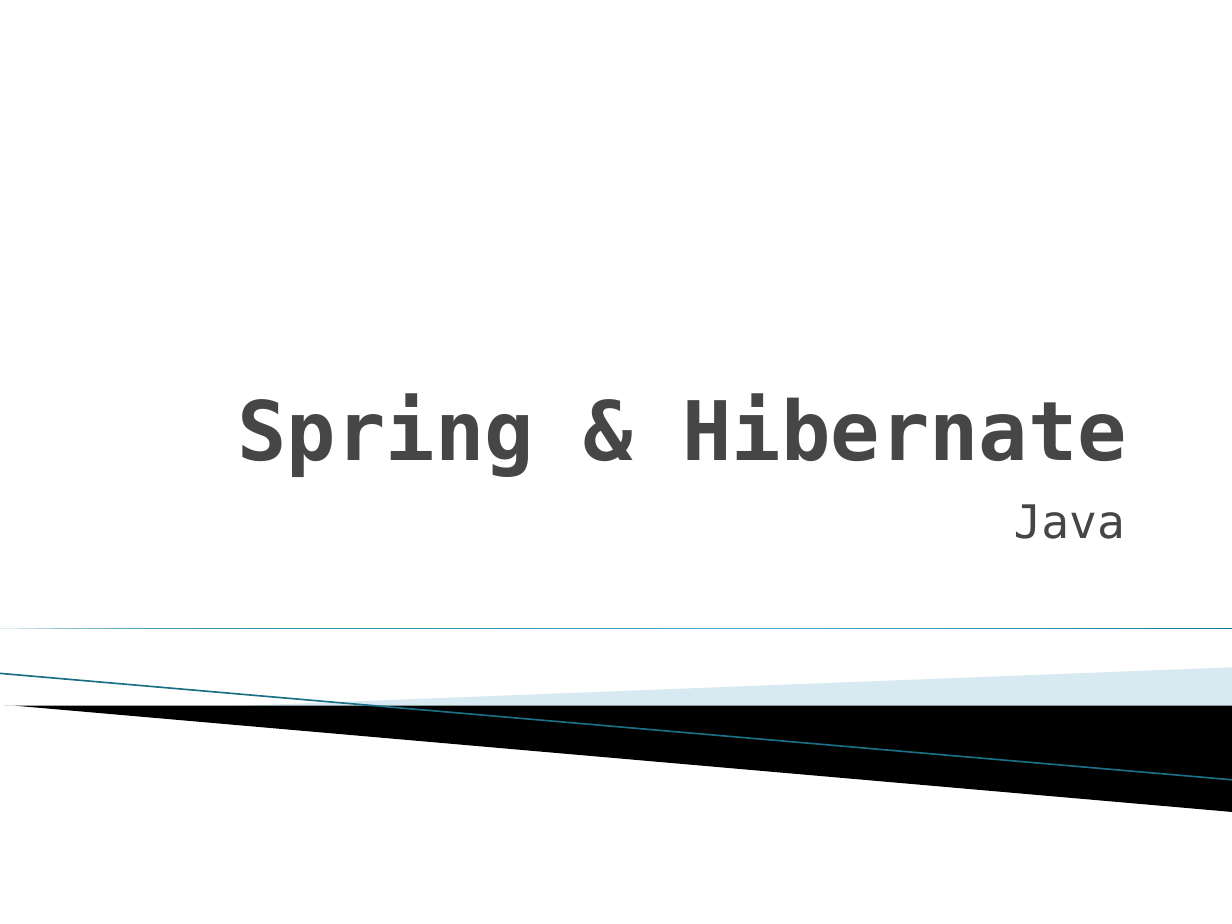
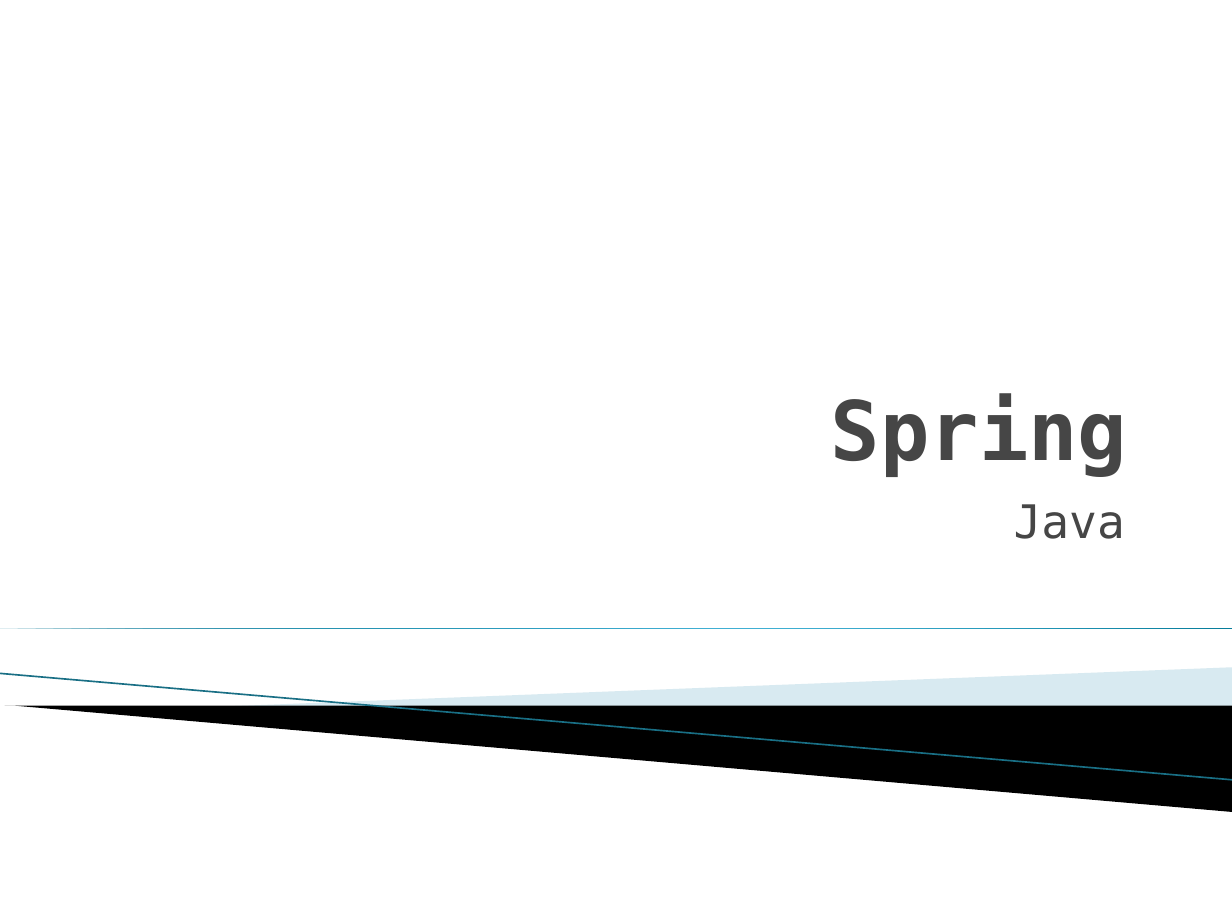
Before and after one commit to PusHGoD/DemoSpring, a slide deck: slide 1 of Spring.pptx. Drawn at 1232x924 pixels with LibreOffice and Linux fonts; fonts in the diff are those of the drawing; background and template pictures are left out. Boxes give left, top, right and bottom in pixels: in the first picture for what was removed or moved away, otherwise in the second. Text is boxed around its words. In the diff, an @@ line names an element or a change of style, - is before the commit and + after.

```diff
--- a/Spring.pptx
+++ b/Spring.pptx
@@ title at box(831, 393, 1128, 477): text changed @@
-Spring & Hibernate
+Spring
```
Also in this commit, not shown: 6 other slides changed, 6 slides added, 6 slides removed.
